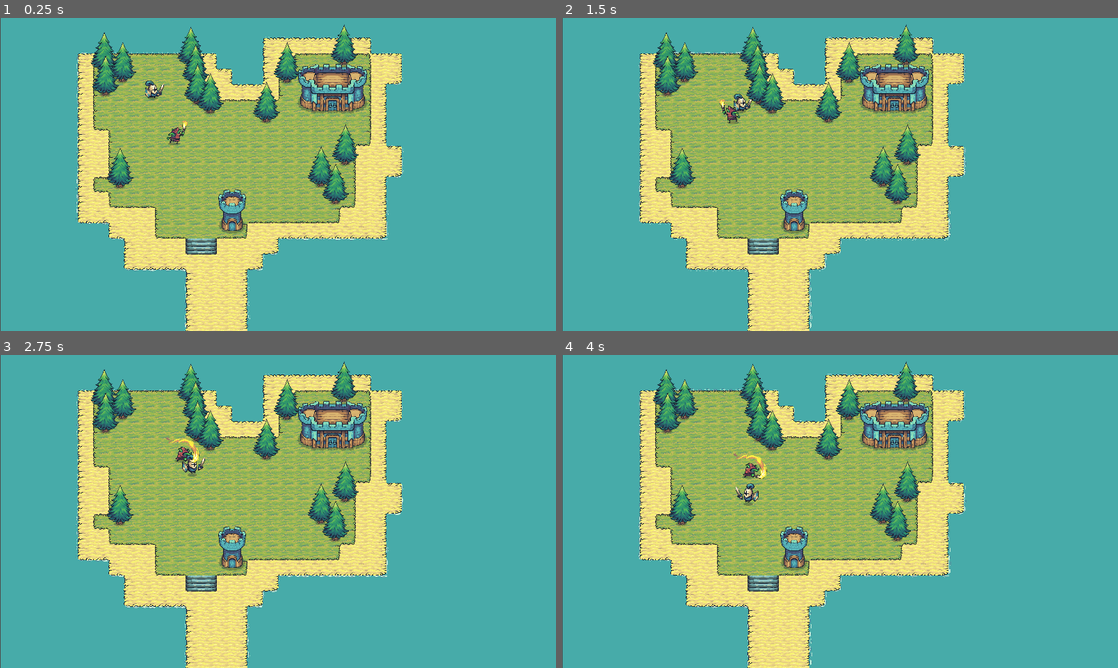
Above: before the commit, frames 1-4 (two rows, left to right).
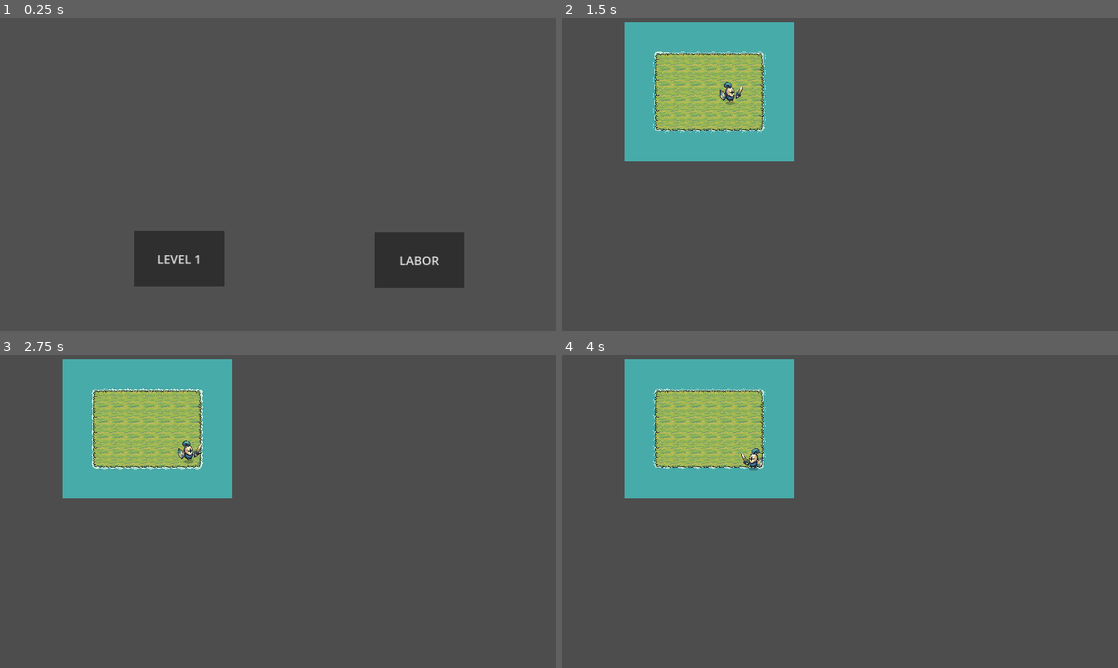
Above: after the commit, the same moments.

Repository: fghwer/Tinyswords
Game: Godot game, scene res://start.tscn
The game is run twice, just before and just after one commit, with the same random seed, the same clock (stepped at 60 frames per second) and the same inputs. Before the commit the project starts from res://level_1.tscn.
Inputs (mouse positions are in pixels of both pictures, inside the frame that each line leads up to):
- Up to frame 1 (0.25 s): no input
- Up to frame 2 (1.5 s): click (979, 259) at 0.5 s, where only the run after the commit has a clickable "LABOR"
- Up to frame 3 (2.75 s): no input
- Up to frame 4 (4 s): no input

The runs differ from the first frame. In frame 1, 99% of the frame differs, in the area x 0-100%, y 0-100%; in frame 2, 93%; in frame 3, 93%; in frame 4, 92%.

Commit message:
Added Start Screen

Diff:
--- /dev/null
+++ b/Start.gd
@@ -0,0 +1,19 @@
+extends Node2D
+
+
+# Called when the node enters the scene tree for the first time.
+func _ready():
+	pass # Replace with function body.
+
+
+# Called every frame. 'delta' is the elapsed time since the previous frame.
+func _process(delta):
+	pass
+
+
+func _on_button_labor_pressed():
+	get_tree().change_scene_to_file("res://labor.tscn")
+
+
+func _on_button_level_1_pressed():
+	get_tree().change_scene_to_file("res://level_1.tscn")
--- a/project.godot
+++ b/project.godot
@@ -11,7 +11,7 @@
 [application]
 
 config/name="Tinyswords"
-run/main_scene="res://level_1.tscn"
+run/main_scene="res://start.tscn"
 config/features=PackedStringArray("4.1", "Mobile")
 config/icon="res://icon.svg"
 
--- /dev/null
+++ b/start.tscn
@@ -0,0 +1,30 @@
+[gd_scene load_steps=2 format=3 uid="uid://d358pqxay453q"]
+
+[ext_resource type="Script" path="res://Start.gd" id="1_p47f1"]
+
+[node name="Node2D" type="Node2D"]
+script = ExtResource("1_p47f1")
+
+[node name="ColorRect" type="ColorRect" parent="."]
+offset_right = 2322.0
+offset_bottom = 1306.0
+color = Color(0.313726, 0.313726, 0.313726, 1)
+
+[node name="ButtonLabor" type="Button" parent="."]
+offset_left = 1552.0
+offset_top = 888.0
+offset_right = 1924.0
+offset_bottom = 1117.0
+theme_override_font_sizes/font_size = 50
+text = "LABOR"
+
+[node name="ButtonLevel1" type="Button" parent="."]
+offset_left = 556.0
+offset_top = 882.0
+offset_right = 930.0
+offset_bottom = 1112.0
+theme_override_font_sizes/font_size = 50
+text = "LEVEL 1"
+
+[connection signal="pressed" from="ButtonLabor" to="." method="_on_button_labor_pressed"]
+[connection signal="pressed" from="ButtonLevel1" to="." method="_on_button_level_1_pressed"]
